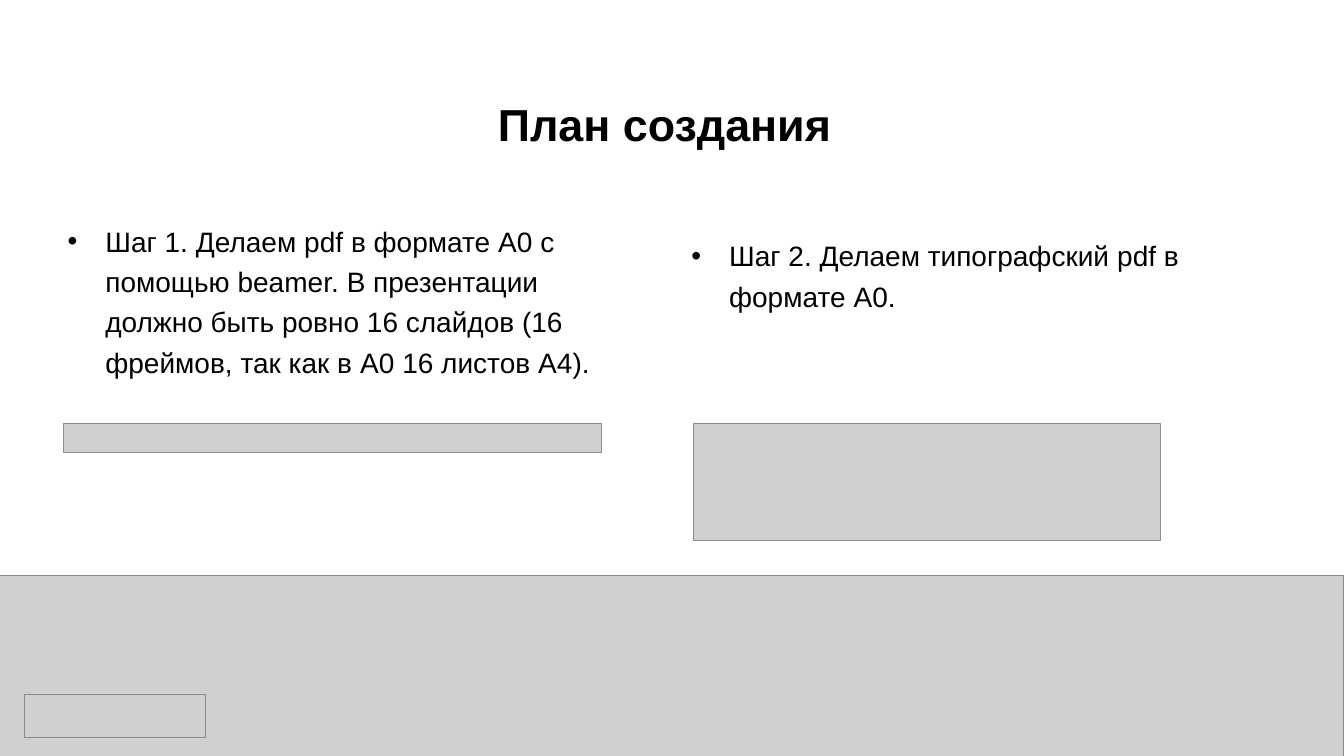
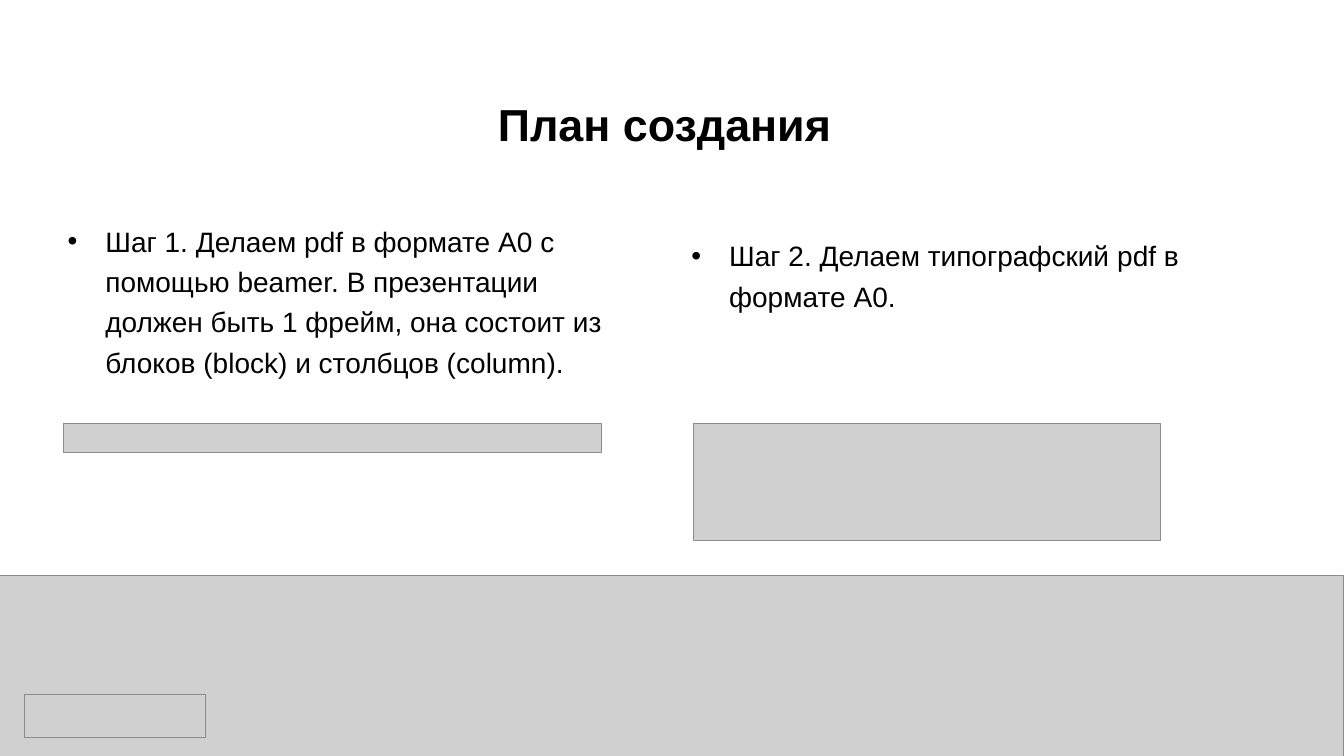
Before and after one commit to AlexO28/Presentations-on-data-science., a slide deck: slide 27 of презентация_про_tex.pptx. Drawn at 1344x756 pixels with LibreOffice and Linux fonts; fonts in the diff are those of the drawing; grey boxes stand for pictures. Boxes give left, top, right and bottom in pixels: in the first picture for what was removed or moved away, otherwise in the second. Text is boxed around its words. In the diff, an @@ line names an element or a change of style, - is before the commit and + after.

```diff
--- a/презентация_про_tex.pptx
+++ b/презентация_про_tex.pptx
@@ text at (105, 231, 601, 378): text changed @@
-• Шаг 1. Делаем pdf в формате A0 с помощью beamer. В презентации должно быть ровно 16 слайдов (16 фреймов, так как в A0 16 листов A4).
+• Шаг 1. Делаем pdf в формате A0 с помощью beamer. В презентации должен быть 1 фрейм, она состоит из блоков (block) и столбцов (column).
```
Also in this commit, not shown: 3 other slides changed.
